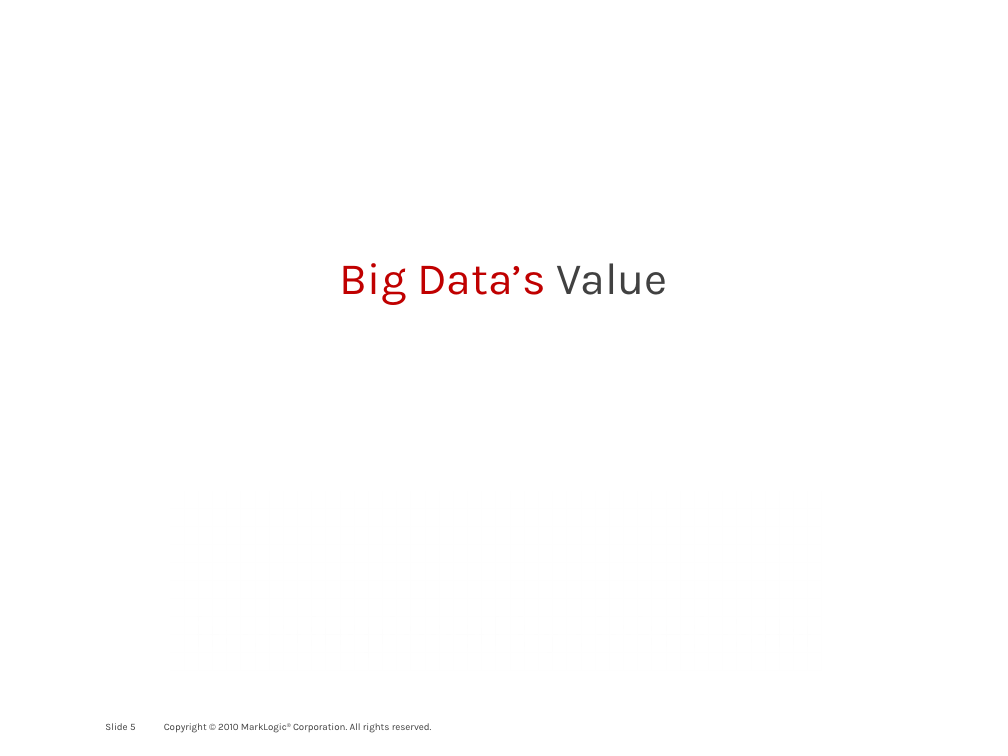
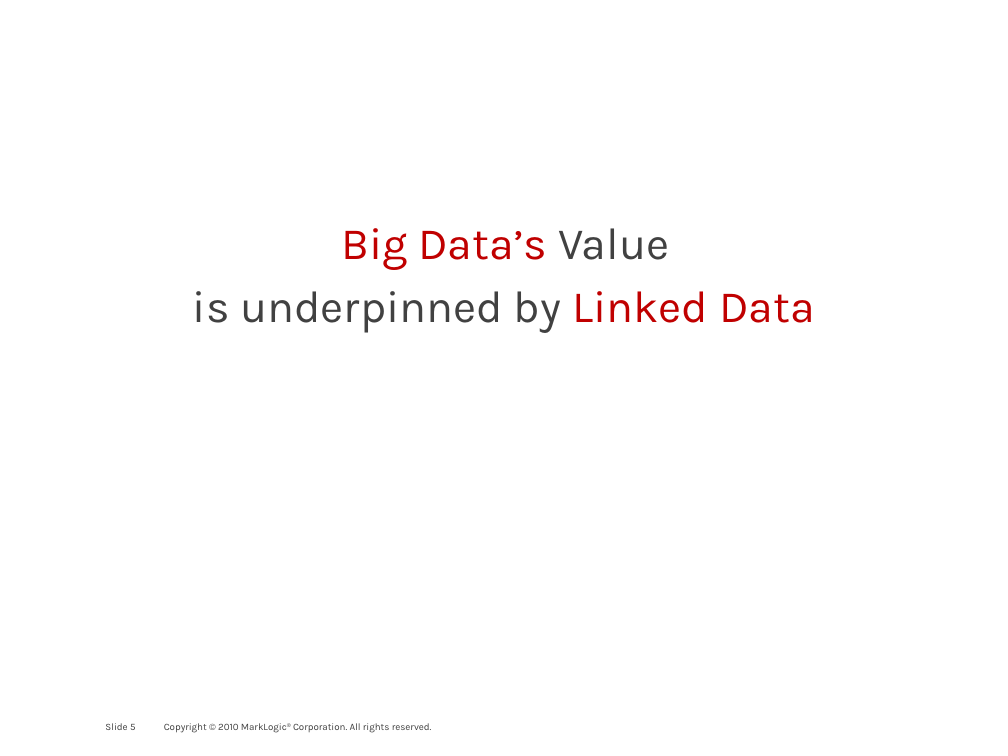
Before and after one commit to philipfennell/grasp, a slide deck: slide 5 of docs/marklogic_and_the_linked-data_connection.pptx. Drawn at 1008x756 pixels with LibreOffice and Linux fonts; fonts in the diff are those of the drawing; background and template pictures are left out. Boxes give left, top, right and bottom in pixels: in the first picture for what was removed or moved away, otherwise in the second. Text is boxed around its words. In the diff, an @@ line names an element or a change of style, - is before the commit and + after.

```diff
--- a/docs/marklogic_and_the_linked-data_connection.pptx
+++ b/docs/marklogic_and_the_linked-data_connection.pptx
@@ text "Big Data’s Value": place and size @@
-text "Big Data’s Value" at [340,263,668,305]
+text "Big Data’s Value" at [341,228,669,270]
@@ text "is underpinned by Linked Data" rewrapped from [76,546,932,714] to [193,291,815,333] @@
```
Also in this commit, not shown: 2 other slides changed.
